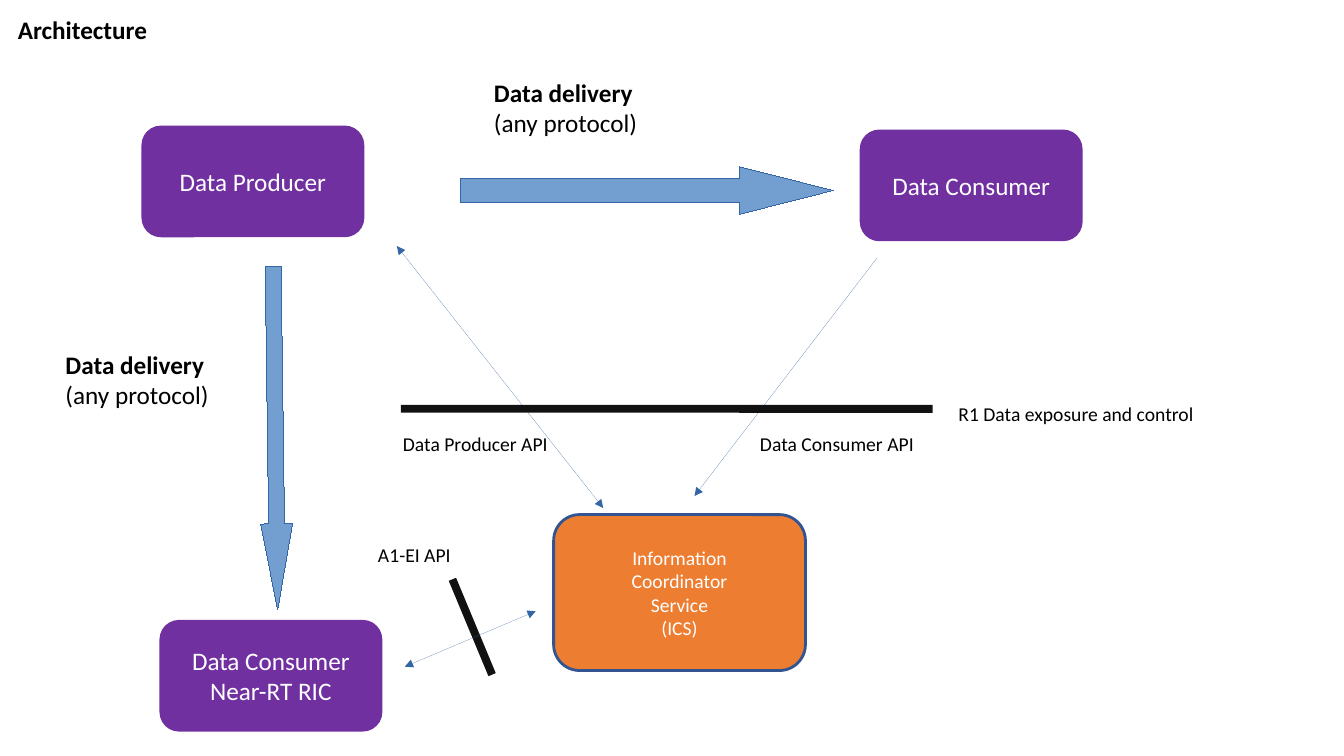
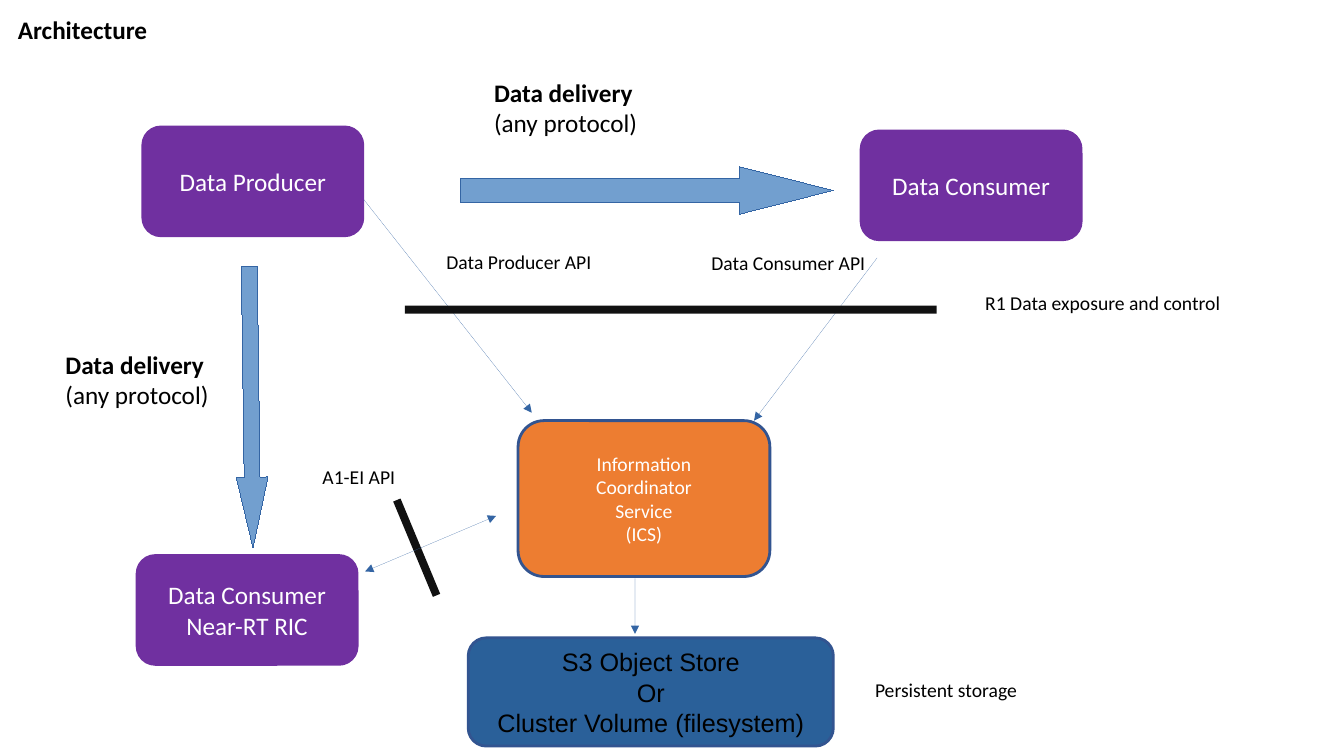
Before and after one commit to o-ran-sc/nonrtric-plt-informationcoordinatorservice, a slide deck: slide 1 of docs/Architecture.pptx. Drawn at 1344x756 pixels with LibreOffice and Linux fonts; fonts in the diff are those of the drawing. Boxes give left, top, right and bottom in pixels: in the first picture for what was removed or moved away, otherwise in the second. Text is boxed around its words. In the diff, an @@ line names an element or a change of style, - is before the commit and + after.

Commit message:
NONRTRIC - Using S3 storage for ICS
Documentation updates.

Issue-ID: NONRTRIC-811

```diff
--- a/docs/Architecture.pptx
+++ b/docs/Architecture.pptx
@@ double arrow moved from (397, 246) - (603, 508) to (326, 151) - (532, 412) @@
@@ freeform shape: place and size @@
-freeform shape at [257, 266, 294, 611]
+freeform shape at [234, 266, 269, 548]
@@ text "Data Producer API": place and size @@
-text "Data Producer API" at [403, 435, 547, 451]
+text "Data Producer API" at [446, 255, 591, 269]
@@ text "Data Consumer API" rewrapped from [760, 438, 913, 451] to [711, 257, 865, 276] @@
@@ arrow moved from (877, 258) - (695, 496) to (877, 258) - (754, 420) @@
@@ text "R1 Data exposure and control": place and size @@
-text "R1 Data exposure and control" at [958, 407, 1194, 424]
+text "R1 Data exposure and control" at [985, 296, 1221, 313]
@@ line moved from (401, 409) - (933, 409) to (405, 310) - (937, 310) @@
@@ rounded rectangle "Information Coordinator Service": place and size @@
-rounded rectangle "Information Coordinator Service" at [554, 515, 806, 671]
+rounded rectangle "Information Coordinator Service" at [518, 420, 770, 577]
@@ text "A1-EI API": place and size @@
-text "A1-EI API" at [378, 549, 450, 562]
+text "A1-EI API" at [322, 471, 395, 484]
@@ line moved from (453, 580) - (492, 675) to (397, 500) - (437, 596) @@
@@ double arrow moved from (535, 611) - (405, 666) to (496, 516) - (365, 572) @@
@@ rounded rectangle "Data Consumer": place and size @@
-rounded rectangle "Data Consumer" at [161, 621, 381, 730]
+rounded rectangle "Data Consumer" at [137, 556, 357, 664]
@@ arrow added from (635, 579) to (635, 634), #3465A4 0.75 pt @@
@@ rounded rectangle added at [469, 638, 834, 746], fill #2A6099, outline #325491 2 pt, 18 pt, text #000000 @@
+S3 Object Store
+Or
+Cluster Volume (filesystem)
@@ text added at [875, 683, 1017, 701], 14 pt, text #000000 @@
+Persistent storage
```
Also in this commit, not shown: 2 other files.
